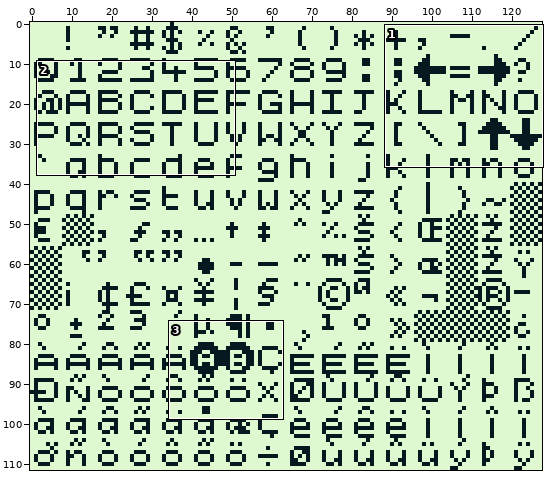
Two versions of one pixel-art file, editable-art/fonts/gbs-mono-2.aseprite. The first picture is a wide view before the edit; the outline marks the close-up.
Close-up. Earlier state:
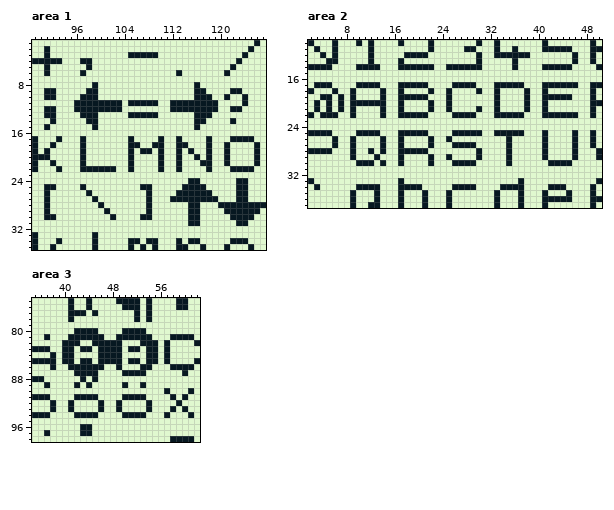
128x112 pixels, 1 frame. Shown: area 1: x 89..127, y 1..35; area 2: x 2..50, y 10..37; area 3: x 35..62, y 75..98.
And afterwards:
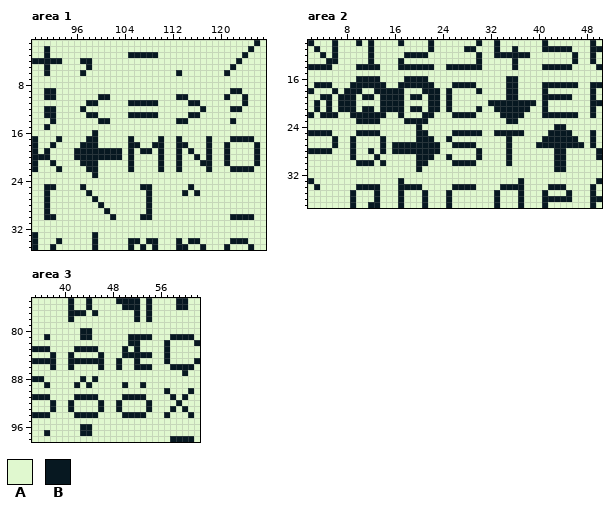
Palette (. is transparent): A #e0f8cf  B #071821
The edit:
Area 1:
y 8: x 99 B -> A; x 116 B -> A
y 9: x 98..99 BB -> AA; x 116..117 BB -> AA
y 10: x 97..101 BBBAA -> AAABB; x 113..114 AA -> BB; x 116..118 BBB -> AAA
y 11: x 96..97 BB -> AA; x 100..103 BBBB -> AAAA; x 112..114 BBB -> AAA; x 117..119 BBB -> AAA
y 12: x 96 B -> A; x 98..103 BBBBBB -> AAAAAA; x 112..116 BBBBB -> AAAAA; x 118..119 BB -> AA
y 13: x 97 B -> A; x 115 A -> B; x 117..118 BB -> AA
y 14: x 98..101 BBAA -> AABB; x 113..114 AA -> BB; x 116..117 BB -> AA
y 15: x 99 B -> A; x 116 B -> A
y 16: x 99 A -> B
y 17: x 97..99 BAA -> ABB
y 18: x 98..99 AA -> BB
y 19..20: x 96 A -> B; x 98..103 AAAAAA -> BBBBBB
y 21: x 98..99 AA -> BB
y 22: x 97 B -> A; x 100..102 BBB -> AAA
y 23: x 99 A -> B
y 24: x 115..116 BB -> AA; x 123..124 BB -> AA
y 25: x 114 B -> A; x 116..117 BB -> AA; x 123..124 BB -> AA
y 26: x 113 B -> A; x 115 B -> A; x 117..118 BB -> AA; x 123..124 BB -> AA
y 27: x 112..119 BBBBBBBB -> AAAAAAAA; x 123..124 BB -> AA
y 28: x 115..116 BB -> AA; x 120..127 BBBBBBBB -> AAAAAAAA
y 29: x 115..116 BB -> AA; x 121..126 BBBBBB -> AAAAAA
y 30: x 115..116 BB -> AA
y 31: x 115..116 BB -> AA; x 123..124 BB -> AA
Area 2:
y 16: x 10..13 AAAA -> BBBB; x 18..21 AAAA -> BBBB; x 35..36 AA -> BB
y 17: x 9 A -> B; x 14 A -> B; x 22 A -> B; x 33..34 BB -> AA; x 37 B -> A
y 18: x 8 A -> B; x 10 A -> B; x 13 A -> B; x 15..16 AA -> BB; x 21 A -> B; x 23 A -> B; x 33 B -> A; x 35..36 AA -> BB; x 38 B -> A
y 19: x 8 A -> B; x 11..12 AA -> BB; x 15..16 AA -> BB; x 18 B -> A; x 21..23 BAA -> ABB; x 33 B -> A; x 35..36 AA -> BB; x 38 B -> A
y 20: x 8 A -> B; x 10..13 BBBB -> AAAA; x 15..16 AA -> BB; x 23 A -> B; x 32 A -> B; x 34..37 AAAA -> BBBB; x 39 A -> B
y 21: x 8 A -> B; x 11..12 AA -> BB; x 15..16 AA -> BB; x 19..20 AA -> BB; x 23 A -> B; x 34..37 AAAA -> BBBB
y 22: x 10..13 AAAA -> BBBB; x 18..20 BBB -> AAA; x 22 A -> B; x 33 B -> A
y 23: x 10..13 AAAA -> BBBB; x 18..21 AAAA -> BBBB; x 35..36 AA -> BB
y 24: x 20 A -> B; x 43..44 AA -> BB
y 25: x 17..19 BBB -> AAA; x 41..46 BAAAAB -> ABBBBA
y 26: x 17 B -> A; x 20..21 AA -> BB; x 42..45 AAAA -> BBBB
y 27: x 16 A -> B; x 18..21 AAAA -> BBBB; x 23 A -> B; x 40 A -> B; x 42..45 AAAA -> BBBB; x 47 A -> B
y 28: x 16 A -> B; x 22..23 AA -> BB; x 41 B -> A; x 43..44 AA -> BB; x 46 B -> A
y 29: x 17 B -> A; x 20..21 AA -> BB; x 41 B -> A; x 43..44 AA -> BB; x 46 B -> A
y 30: x 17 B -> A; x 20..22 AAB -> BBA; x 42 B -> A; x 45 B -> A
y 31: x 20 A -> B; x 43..44 AA -> BB
Area 3, layers "Commands/B", "Commands/A":
y 80: x 42 B -> A; x 45 B -> A; x 50..53 BBBB -> AAAA
y 81: x 41..42 BB -> AA; x 45..46 BB -> AA; x 49..50 BB -> AA
y 82: x 40..42 BBB -> AAA; x 45..49 BBBBB -> AAAAA; x 51..55 AABBB -> BBAAA
y 83: x 40..42 BBA -> AAB; x 45..51 ABBBBAB -> BAAAABA; x 54..55 BB -> AA
y 84: x 40 B -> A; x 47..53 BBBAAAA -> AAABBBB; x 55 B -> A
y 85: x 40 B -> A; x 42 A -> B; x 45 A -> B; x 47..48 BB -> AA; x 51 B -> A; x 54..55 BB -> AA
y 86: x 42..45 BBBB -> AAAA; x 52 A -> B
y 87: x 42..45 BBBB -> AAAA; x 50..53 BBBB -> AAAA
Pixel boxes of the changes (left, top, right, bottom) in both close-ups:
changed: (74, 82, 122, 178)
changed: (170, 82, 218, 130)
changed: (170, 178, 266, 226)
changed: (344, 76, 440, 172)
changed: (488, 76, 584, 172)
changed: (62, 328, 158, 376)
